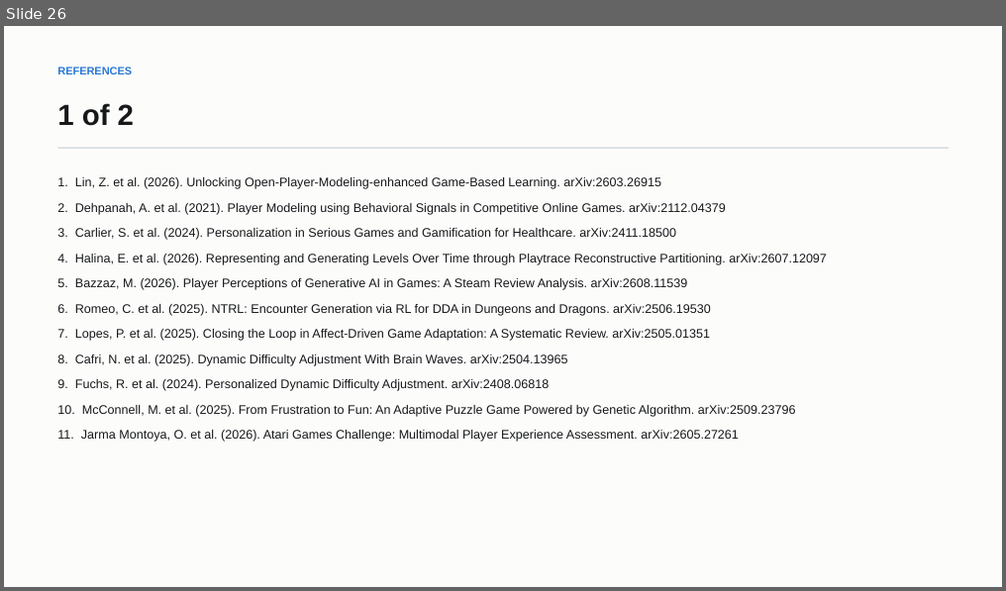
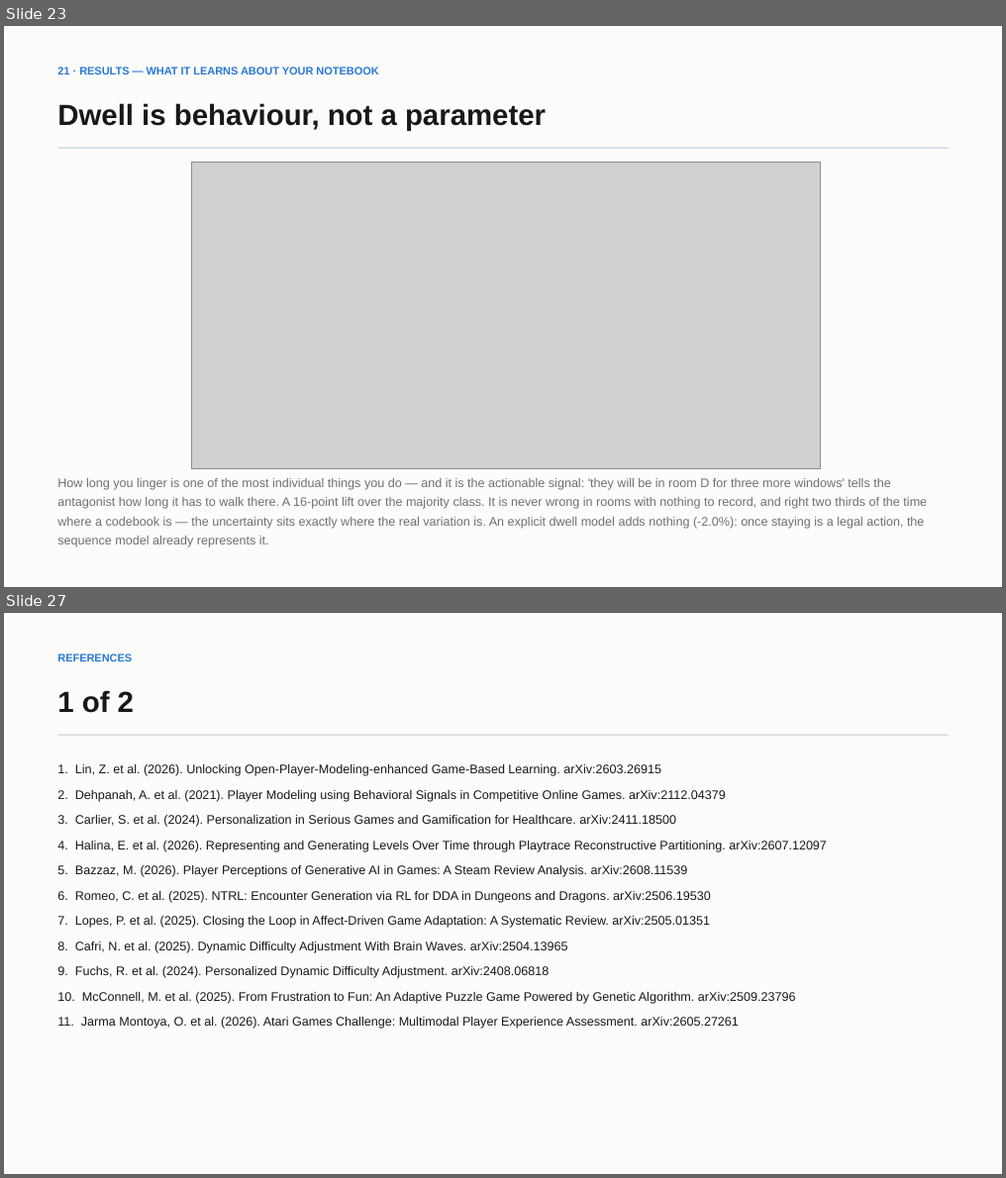
Before and after one commit to Sh1v4mKum4r/parity, a slide deck: docs/PARITY-review-deck.pptx. Shown one above the other, each under a label of ours: slide 26 before the commit, slides 23 and 27 after it; the slides between them are not shown. The pictures are 1006x591 and 1006x1178 pixels, drawn with LibreOffice and Linux fonts; fonts in the diff are those of the drawing; grey boxes stand for pictures. Boxes give left, top, right and bottom in pixels: in the first picture for what was removed or moved away, otherwise in the second. Text is boxed around its words. In the diff, an @@ line names an element or a change of style, - is before the commit and + after.

Commit message:
Treat dwell as learned behaviour rather than an assumed parameter
Time spent in the notebook is one of the most individual things a player does, and
it is the actionable signal: time-to-vacate tells the antagonist how long it has to
walk somewhere, which next-room probability does not.

- E10: predicting 'will they decline this window?' -- VOMM 70.1% vs a 54.5%
  majority-class baseline. 99.9% in rooms with nothing to record, 66.9% in rooms
  holding a codebook, so the residual uncertainty sits where the real behavioural
  variation is
- DwellModel: a hazard over consecutive declines, with expected-remaining-dwell
- E9 (negative): a dwell-aware director that commits to walking at a player it
  believes is still writing performs 2.0% WORSE than position-only interception.
  Once staying is a legal action the sequence model already represents dwell -- its
  rolled-forward path is the same room repeated, so the interceptor already goes
  there. Explicit duration modelling is redundant
- New figure and slide; deck now 28 slides

```diff
--- a/docs/PARITY-review-deck.pptx
+++ b/docs/PARITY-review-deck.pptx
@@ slide 23 added at box(4, 26, 1002, 587), background #FCFCFB @@
@@ text added at box(57, 67, 378, 75), 10.5 pt, text #2A78D6, bold @@
+21 · RESULTS — WHAT IT LEARNS ABOUT YOUR NOTEBOOK
@@ text added at box(57, 103, 546, 131), 28 pt, text #16181A, bold @@
+Dwell is behaviour, not a parameter
@@ rectangle added at box(57, 148, 948, 149), fill #D8DCE0 @@
@@ picture added at box(191, 163, 820, 470) @@
@@ text added at box(57, 478, 927, 548), 12 pt, text #6B7178 @@
+How long you linger is one of the most individual things you do — and it is the actionable signal: 'they will be in room D for three more windows' tells the antagonist how long it has to walk there. A 16-point lift over the majority class. It is never wrong in rooms with nothing to record, and right two thirds of the time where a codebook is — the uncertainty sits exactly where the real variation is. An explicit dwell model adds nothing (-2.0%): once staying is a legal action, the sequence model already represents it.
@@ what was slide 26 is now slide 27 @@
```
Also in this commit, not shown: 10 slides changed, 16 other files.
